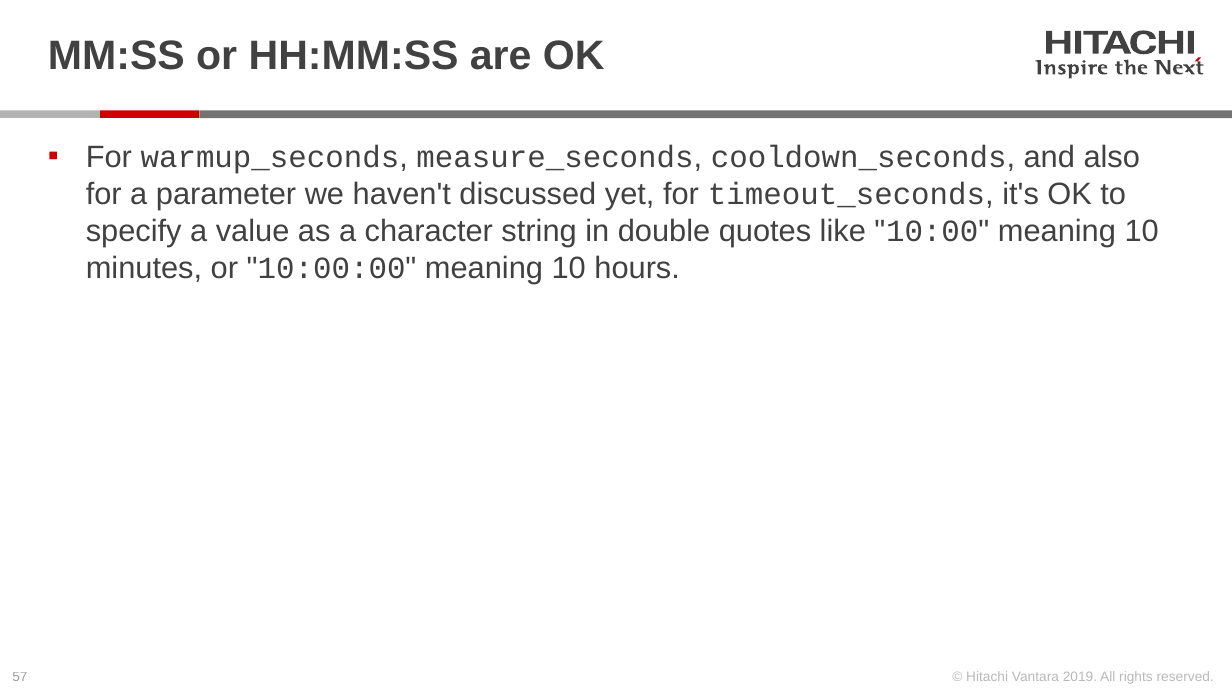
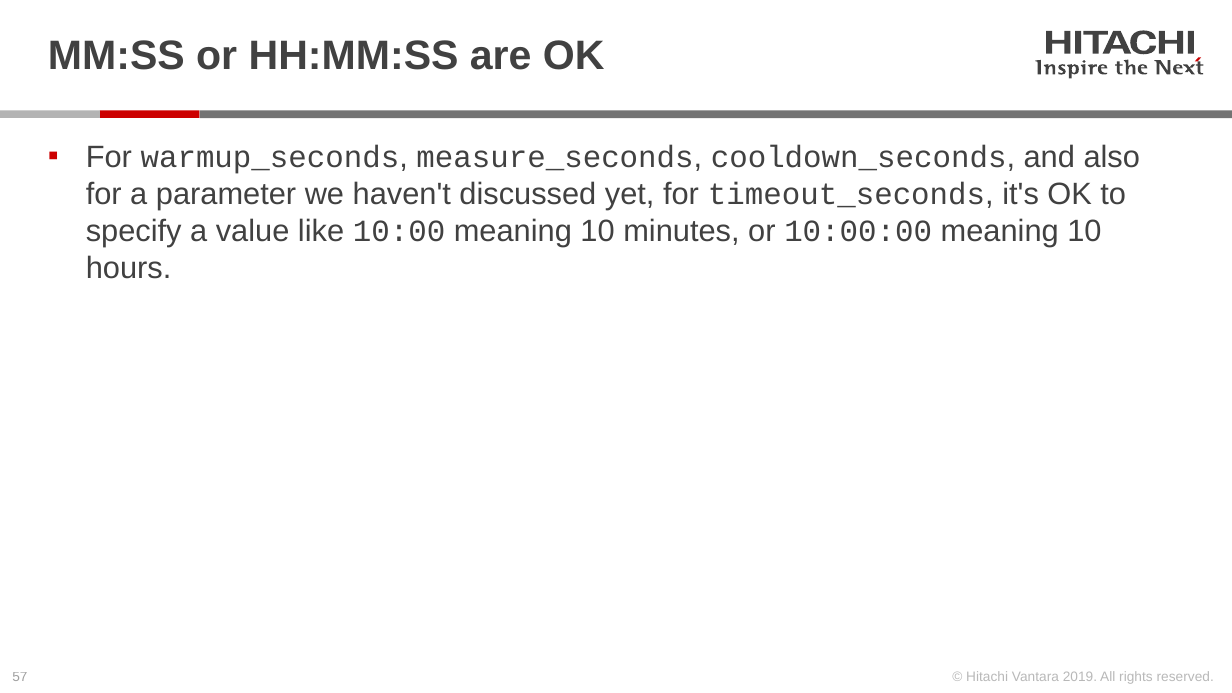
Before and after one commit to Hitachi-Data-Systems/ivy, a slide deck: slide 57 of doc/Programming the ivy engine.pptx. Drawn at 1232x693 pixels with LibreOffice and Linux fonts; fonts in the diff are those of the drawing. Boxes give left, top, right and bottom in pixels: in the first picture for what was removed or moved away, otherwise in the second. Text is boxed around its words. In the diff, an @@ line names an element or a change of style, - is before the commit and + after.

```diff
--- a/doc/Programming the ivy engine.pptx
+++ b/doc/Programming the ivy engine.pptx
@@ text at bbox=[86, 144, 1140, 279]: text changed @@
-▪ For warmup_seconds, measure_seconds, cooldown_seconds, and also for a parameter we haven't discussed yet, for timeout_seconds, it's OK to specify a value as a character string in double quotes like "10:00" meaning 10 minutes, or "10:00:00" meaning 10 hours.
+▪ For warmup_seconds, measure_seconds, cooldown_seconds, and also for a parameter we haven't discussed yet, for timeout_seconds, it's OK to specify a value like 10:00 meaning 10 minutes, or 10:00:00 meaning 10 hours.
```
Also in this commit, not shown: 1 other slide changed, 13 other files.
